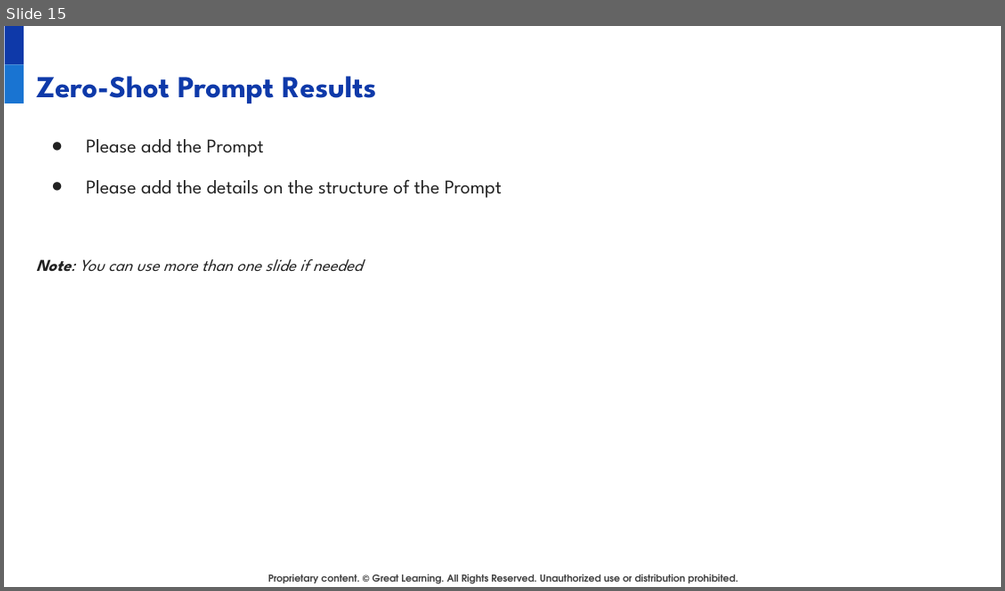
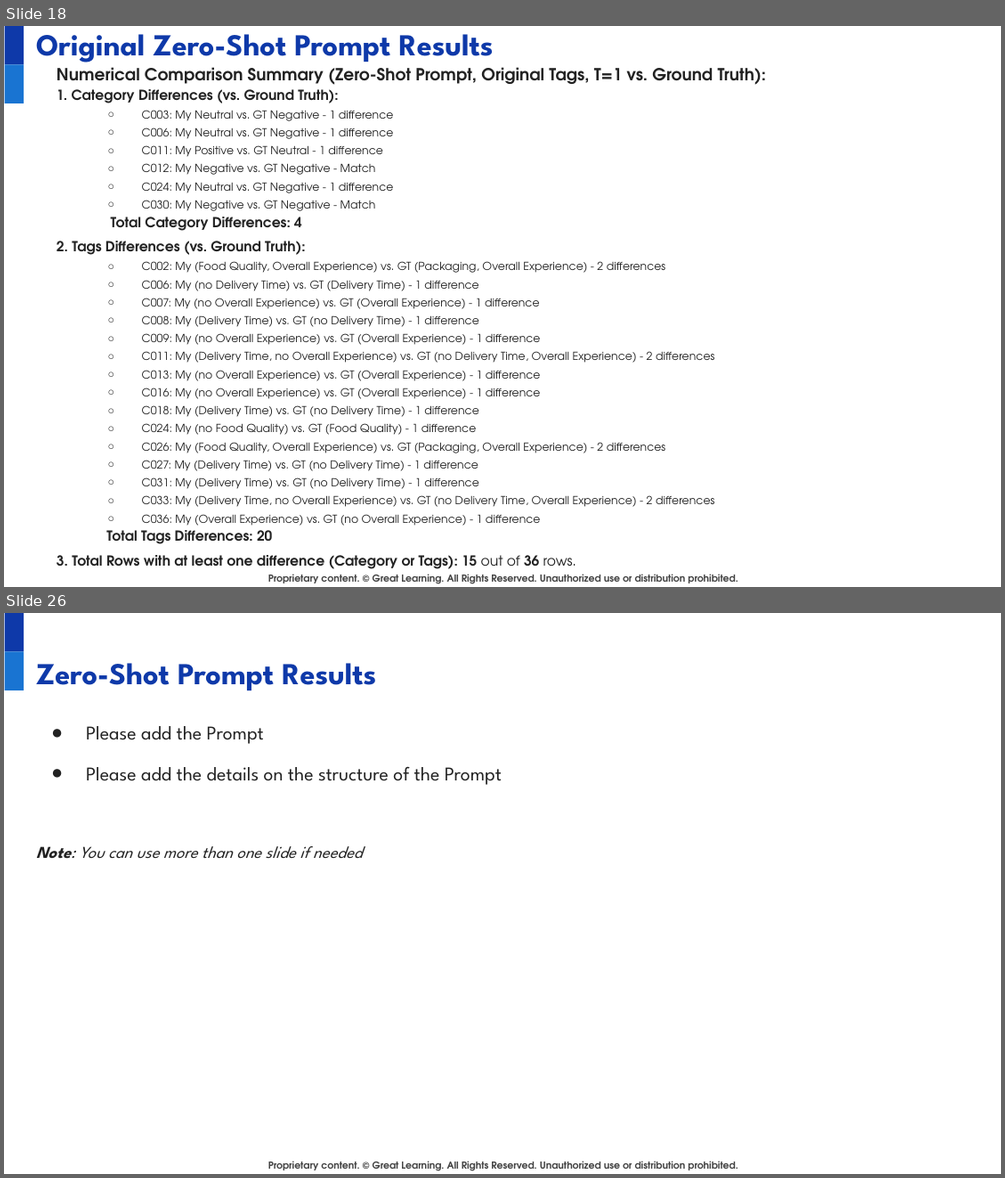
Before and after one commit to juanbucz/GreatLearning-TermProjects, a slide deck: GenAI-Powered Food Delivery Sentiment Analysis/Project Presentation - Business Applications of GenAI - John Buczkowski.pptx. Shown one above the other, each under a label of ours: slide 15 before the commit, slides 18 and 26 after it; the slides between them are not shown. The pictures are 1005x591 and 1005x1178 pixels, drawn with LibreOffice and Linux fonts; fonts in the diff are those of the drawing; background and template pictures are left out. Boxes give left, top, right and bottom in pixels: in the first picture for what was removed or moved away, otherwise in the second. Text is boxed around its words. In the diff, an @@ line names an element or a change of style, - is before the commit and + after.

Commit message:
GenAI - Food Delivery Sentiment Analysis - Zero-Shot Prompt Analysis

```diff
--- a/GenAI-Powered Food Delivery Sentiment Analysis/Project Presentation - Business Applications of GenAI - John Buczkowski.pptx
+++ b/GenAI-Powered Food Delivery Sentiment Analysis/Project Presentation - Business Applications of GenAI - John Buczkowski.pptx
@@ slide 18 added at bbox=[4, 26, 1001, 587], background #FFFFFF; not listed: 3 template elements that a slide beside it also shows @@
@@ title added at bbox=[36, 34, 494, 62], 22 pt, text #0E39A9, bold @@
+Original Zero-Shot Prompt Results
@@ text added at bbox=[57, 67, 767, 569], 8 pt, text #222222 @@
+Numerical Comparison Summary (Zero-Shot Prompt, Original Tags, T=1 vs. Ground Truth):
+1. Category Differences (vs. Ground Truth):
+  ○ C003: My Neutral vs. GT Negative - 1 difference
+  ○ C006: My Neutral vs. GT Negative - 1 difference
+  ○ C011: My Positive vs. GT Neutral - 1 difference
+  ○ C012: My Negative vs. GT Negative - Match
+  ○ C024: My Neutral vs. GT Negative - 1 difference
+  ○ C030: My Negative vs. GT Negative - Match
+Total Category Differences: 4
+2. Tags Differences (vs. Ground Truth):
+  ○ C002: My (Food Quality, Overall Experience) vs. GT (Packaging, Overall Experience) - 2 differences
+  ○ C006: My (no Delivery Time) vs. GT (Delivery Time) - 1 difference
+  ○ C007: My (no Overall Experience) vs. GT (Overall Experience) - 1 difference
+  ○ C008: My (Delivery Time) vs. GT (no Delivery Time) - 1 difference
+  ○ C009: My (no Overall Experience) vs. GT (Overall Experience) - 1 difference
+  ○ C011: My (Delivery Time, no Overall Experience) vs. GT (no Delivery Time, Overall Experience) - 2 differences
+  ○ C013: My (no Overall Experience) vs. GT (Overall Experience) - 1 difference
+  ○ C016: My (no Overall Experience) vs. GT (Overall Experience) - 1 difference
+  ○ C018: My (Delivery Time) vs. GT (no Delivery Time) - 1 difference
+  ○ C024: My (no Food Quality) vs. GT (Food Quality) - 1 difference
+  ○ C026: My (Food Quality, Overall Experience) vs. GT (Packaging, Overall Experience) - 2 differences
+  ○ C027: My (Delivery Time) vs. GT (no Delivery Time) - 1 difference
+  ○ C031: My (Delivery Time) vs. GT (no Delivery Time) - 1 difference
+  ○ C033: My (Delivery Time, no Overall Experience) vs. GT (no Delivery Time, Overall Experience) - 2 differences
+  ○ C036: My (Overall Experience) vs. GT (no Overall Experience) - 1 difference
+Total Tags Differences: 20
+3. Total Rows with at least one difference (Category or Tags): 15 out of 36 rows.
@@ what was slide 15 is now slide 26 @@
```
Also in this commit, not shown: 12 other slides added, 2 slides removed, 1 other file.
